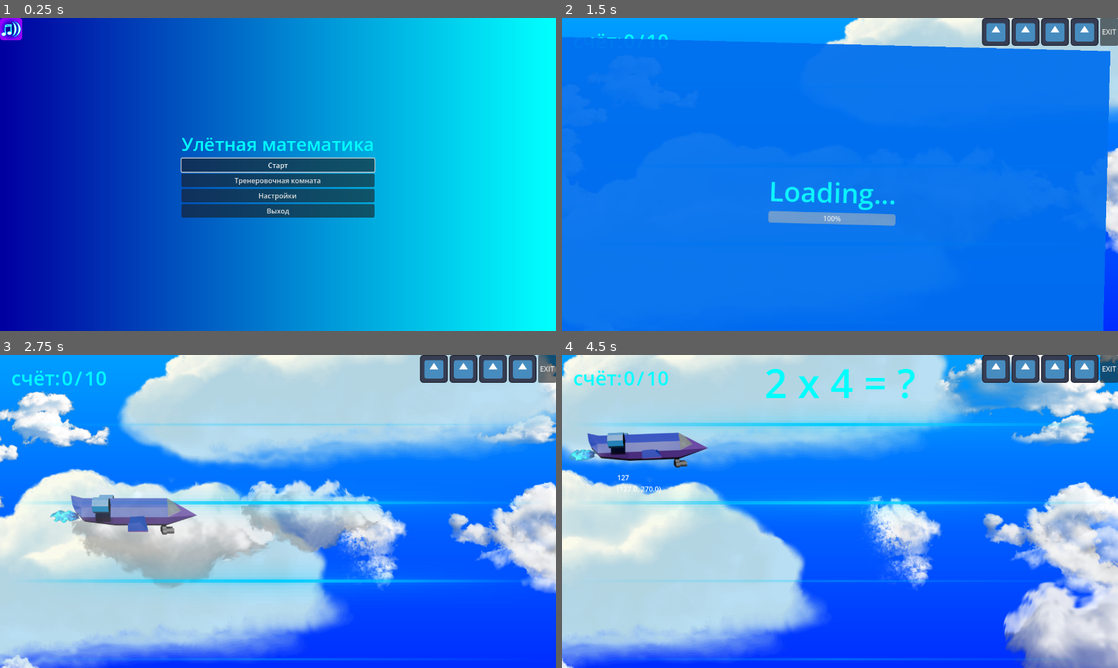
Above: before the commit, frames 1-4 (two rows, left to right).
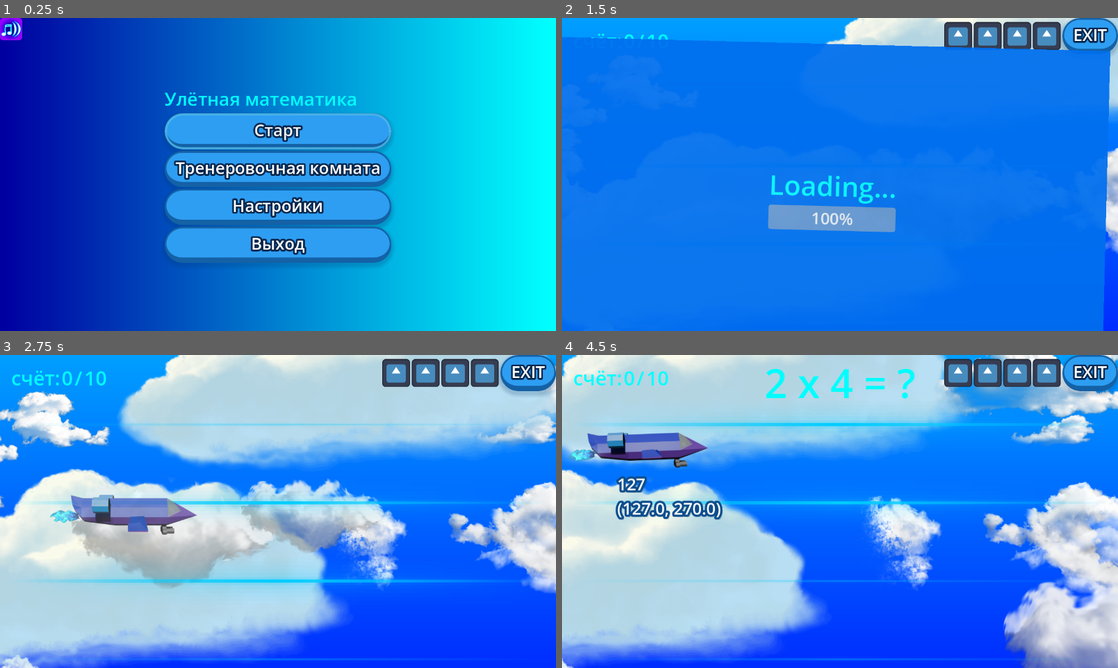
Above: after the commit, the same moments.

Repository: GGamezebo/quizmatik
Game: Godot game, scene res://main.tscn
Two runs of this game, one before a commit and one after it. Both use one fixed random seed, a clock stepped at 60 frames per second and the inputs below. The engine's default icon, where the game draws it, is replaced by a stand-in: a white triangle on a blue panel in a dark square.
Inputs:
- Up to frame 1 (0.25 s): no input
- Up to frame 2 (1.5 s): click "Старт" at 0.5 s; click "Level 1" at 1.25 s
- Up to frame 3 (2.75 s): tap Enter at 2 s; hold Right (ui_right) from 2.03 s (still down); tap Space (shoot) at 2.1 s
- Up to frame 4 (4.5 s): release Right (ui_right) at 2.78 s; hold Down (ui_down) 2.78-3.53 s; tap Tab at 2.85, 4.35 s; hold Right (ui_right) 3.53-4.28 s; tap Space (shoot) at 3.6 s; hold Up (ui_up) from 4.28 s (still down)

The runs differ from the first frame. In frame 1, 19% of the frame differs, in the area x 29-71%, y 23-79%; in frame 2, 4.5%; in frame 3, 2.9%; in frame 4, 4.1%.

Commit message:
add Themes

Diff:
--- a/core/theme/modern_sci_fi.tres
+++ b/core/theme/modern_sci_fi.tres
@@ -1,54 +1,97 @@
-[gd_resource type="Theme" format=3 uid="uid://dlliyhpmdnajl"]
+[gd_resource type="Theme" format=3 uid="uid://c8ypt8n6u1p2k"]
 
-[sub_resource type="StyleBoxEmpty" id="StyleBoxEmpty_flahr"]
+[sub_resource type="StyleBoxFlat" id="StyleBoxFlat_focus"]
+draw_center = false
+border_width_left = 5
+border_width_top = 5
+border_width_right = 5
+border_width_bottom = 5
+border_color = Color(0.4, 0.85, 1, 0.6)
+corner_radius_top_left = 45
+corner_radius_top_right = 45
+corner_radius_bottom_right = 45
+corner_radius_bottom_left = 45
 
-[sub_resource type="StyleBoxFlat" id="StyleBoxFlat_8c5np"]
-content_margin_left = 20.0
-content_margin_right = 20.0
-bg_color = Color(0, 0.9490196, 1, 0.3)
-skew = Vector2(0.1, 0)
+[sub_resource type="StyleBoxFlat" id="StyleBoxFlat_hover"]
+content_margin_left = 25.0
+content_margin_top = 12.0
+content_margin_right = 25.0
+content_margin_bottom = 18.0
+bg_color = Color(0.3, 0.73, 1, 1)
 border_width_left = 4
-border_color = Color(1, 1, 1, 1)
-corner_radius_top_left = 12
-corner_radius_bottom_right = 12
-shadow_color = Color(0, 0.9490196, 1, 0.4)
+border_width_top = 4
+border_width_right = 4
+border_width_bottom = 12
+border_color = Color(0.12, 0.48, 0.78, 1)
+corner_radius_top_left = 40
+corner_radius_top_right = 40
+corner_radius_bottom_right = 40
+corner_radius_bottom_left = 40
+shadow_color = Color(0.3, 0.8, 1, 0.4)
+shadow_size = 15
+
+[sub_resource type="StyleBoxFlat" id="StyleBoxFlat_normal"]
+content_margin_left = 25.0
+content_margin_top = 12.0
+content_margin_right = 25.0
+content_margin_bottom = 18.0
+bg_color = Color(0.18, 0.62, 0.95, 1)
+border_width_left = 4
+border_width_top = 4
+border_width_right = 4
+border_width_bottom = 12
+border_color = Color(0.08, 0.38, 0.65, 1)
+corner_radius_top_left = 40
+corner_radius_top_right = 40
+corner_radius_bottom_right = 40
+corner_radius_bottom_left = 40
+shadow_color = Color(0, 0.2, 0.4, 0.2)
 shadow_size = 10
+shadow_offset = Vector2(0, 6)
 
-[sub_resource type="StyleBoxFlat" id="StyleBoxFlat_7g6ul"]
-content_margin_left = 20.0
-content_margin_right = 20.0
-bg_color = Color(0.1, 0.2, 0.4, 0.6)
-skew = Vector2(0.1, 0)
+[sub_resource type="StyleBoxFlat" id="StyleBoxFlat_pressed"]
+content_margin_left = 25.0
+content_margin_top = 18.0
+content_margin_right = 25.0
+content_margin_bottom = 12.0
+bg_color = Color(0.1, 0.45, 0.75, 1)
 border_width_left = 4
-border_color = Color(0, 0.9490196, 1, 1)
-corner_radius_top_left = 12
-corner_radius_bottom_right = 12
+border_width_top = 12
+border_width_right = 4
+border_width_bottom = 4
+border_color = Color(0.05, 0.25, 0.48, 1)
+corner_radius_top_left = 40
+corner_radius_top_right = 40
+corner_radius_bottom_right = 40
+corner_radius_bottom_left = 40
 
-[sub_resource type="StyleBoxFlat" id="StyleBoxFlat_570a4"]
-bg_color = Color(0.05, 0.1, 0.2, 0.8)
-border_width_left = 1
-border_width_top = 1
-border_width_right = 1
-border_width_bottom = 1
-border_color = Color(0, 0.9490196, 1, 0.3)
-corner_radius_top_left = 4
-corner_radius_top_right = 4
-corner_radius_bottom_right = 4
-corner_radius_bottom_left = 4
-
-[sub_resource type="StyleBoxFlat" id="StyleBoxFlat_c6uau"]
-bg_color = Color(0, 0.9490196, 1, 1)
-corner_radius_top_left = 2
-corner_radius_top_right = 2
-corner_radius_bottom_right = 2
-corner_radius_bottom_left = 2
-shadow_color = Color(0, 0.9490196, 1, 0.5)
-shadow_size = 6
+[sub_resource type="StyleBoxFlat" id="StyleBoxFlat_panel"]
+bg_color = Color(0.92, 0.97, 1, 0.95)
+border_width_left = 8
+border_width_top = 8
+border_width_right = 8
+border_width_bottom = 8
+border_color = Color(0.2, 0.65, 0.98, 1)
+corner_radius_top_left = 50
+corner_radius_top_right = 50
+corner_radius_bottom_right = 50
+corner_radius_bottom_left = 50
+shadow_color = Color(0, 0.2, 0.4, 0.1)
+shadow_size = 25
 
 [resource]
-Button/styles/focus = SubResource("StyleBoxEmpty_flahr")
-Button/styles/hover = SubResource("StyleBoxFlat_8c5np")
-Button/styles/normal = SubResource("StyleBoxFlat_7g6ul")
-Button/styles/pressed = SubResource("StyleBoxFlat_7g6ul")
-ProgressBar/styles/background = SubResource("StyleBoxFlat_570a4")
-ProgressBar/styles/fill = SubResource("StyleBoxFlat_c6uau")
+default_font_size = 38
+Button/colors/font_color = Color(1, 1, 1, 1)
+Button/colors/font_outline_color = Color(0.02, 0.15, 0.3, 1)
+Button/constants/outline_size = 16
+Button/styles/focus = SubResource("StyleBoxFlat_focus")
+Button/styles/hover = SubResource("StyleBoxFlat_hover")
+Button/styles/normal = SubResource("StyleBoxFlat_normal")
+Button/styles/pressed = SubResource("StyleBoxFlat_pressed")
+Label/colors/font_color = Color(1, 1, 1, 1)
+Label/colors/font_outline_color = Color(0.05, 0.3, 0.55, 1)
+Label/colors/font_shadow_color = Color(0, 0, 0, 0.15)
+Label/constants/outline_size = 20
+Label/constants/shadow_offset_x = 5
+Label/constants/shadow_offset_y = 5
+PanelContainer/styles/panel = SubResource("StyleBoxFlat_panel")
--- /dev/null
+++ b/core/theme/modern_sci_fi0.tres
@@ -0,0 +1,54 @@
+[gd_resource type="Theme" format=3 uid="uid://dlliyhpmdnajl"]
+
+[sub_resource type="StyleBoxEmpty" id="StyleBoxEmpty_flahr"]
+
+[sub_resource type="StyleBoxFlat" id="StyleBoxFlat_8c5np"]
+content_margin_left = 20.0
+content_margin_right = 20.0
+bg_color = Color(0, 0.9490196, 1, 0.3)
+skew = Vector2(0.1, 0)
+border_width_left = 4
+border_color = Color(1, 1, 1, 1)
+corner_radius_top_left = 12
+corner_radius_bottom_right = 12
+shadow_color = Color(0, 0.9490196, 1, 0.4)
+shadow_size = 10
+
+[sub_resource type="StyleBoxFlat" id="StyleBoxFlat_7g6ul"]
+content_margin_left = 20.0
+content_margin_right = 20.0
+bg_color = Color(0.1, 0.2, 0.4, 0.6)
+skew = Vector2(0.1, 0)
+border_width_left = 4
+border_color = Color(0, 0.9490196, 1, 1)
+corner_radius_top_left = 12
+corner_radius_bottom_right = 12
+
+[sub_resource type="StyleBoxFlat" id="StyleBoxFlat_570a4"]
+bg_color = Color(0.05, 0.1, 0.2, 0.8)
+border_width_left = 1
+border_width_top = 1
+border_width_right = 1
+border_width_bottom = 1
+border_color = Color(0, 0.9490196, 1, 0.3)
+corner_radius_top_left = 4
+corner_radius_top_right = 4
+corner_radius_bottom_right = 4
+corner_radius_bottom_left = 4
+
+[sub_resource type="StyleBoxFlat" id="StyleBoxFlat_c6uau"]
+bg_color = Color(0, 0.9490196, 1, 1)
+corner_radius_top_left = 2
+corner_radius_top_right = 2
+corner_radius_bottom_right = 2
+corner_radius_bottom_left = 2
+shadow_color = Color(0, 0.9490196, 1, 0.5)
+shadow_size = 6
+
+[resource]
+Button/styles/focus = SubResource("StyleBoxEmpty_flahr")
+Button/styles/hover = SubResource("StyleBoxFlat_8c5np")
+Button/styles/normal = SubResource("StyleBoxFlat_7g6ul")
+Button/styles/pressed = SubResource("StyleBoxFlat_7g6ul")
+ProgressBar/styles/background = SubResource("StyleBoxFlat_570a4")
+ProgressBar/styles/fill = SubResource("StyleBoxFlat_c6uau")
--- a/project.godot
+++ b/project.godot
@@ -40,6 +40,10 @@
 Player=false
 Projectile=false
 
+[gui]
+
+theme/custom="uid://c8ypt8n6u1p2k"
+
 [input]
 
 shoot={
Binary file added: core/theme/main_font.ttf
Not shown, added: core/theme/main_font.ttf.import
